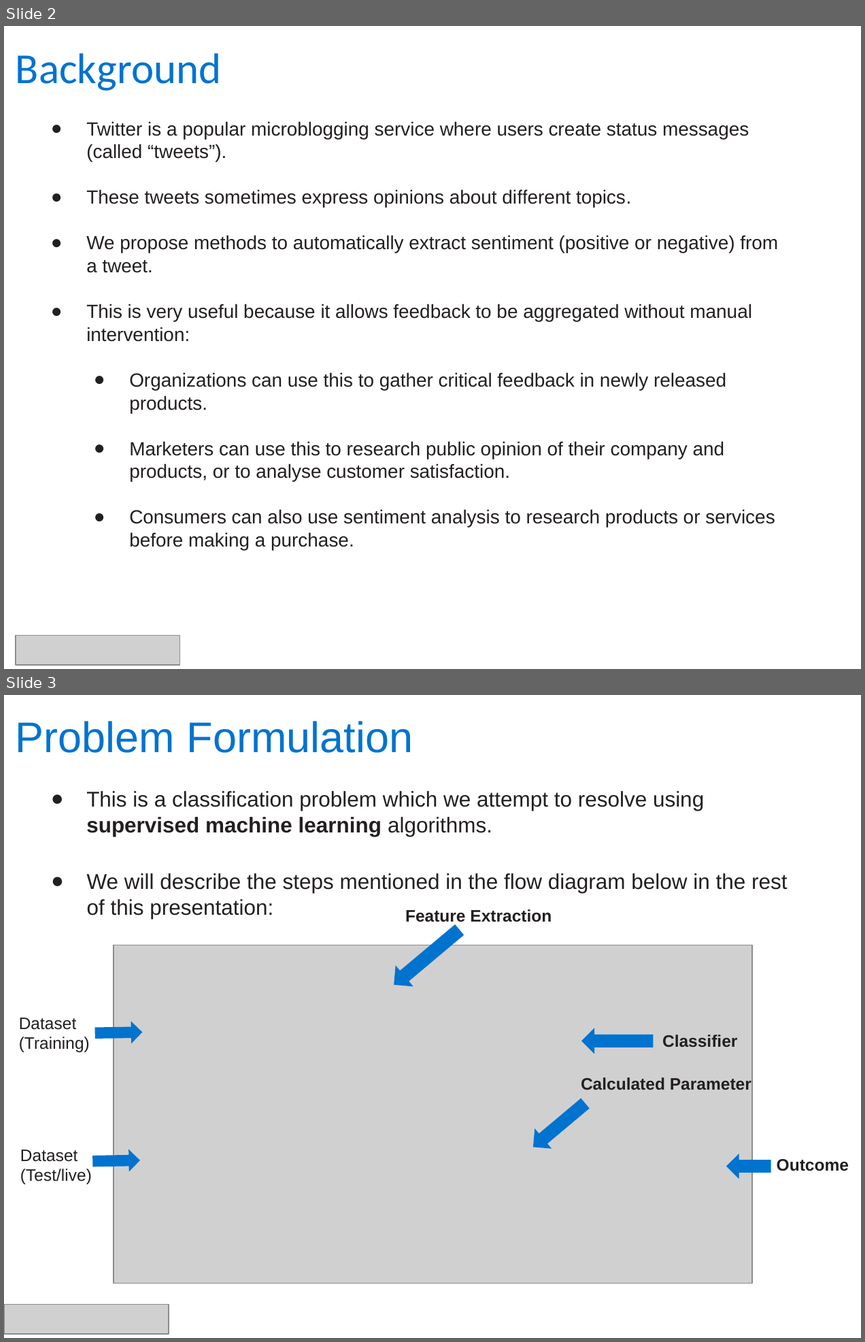
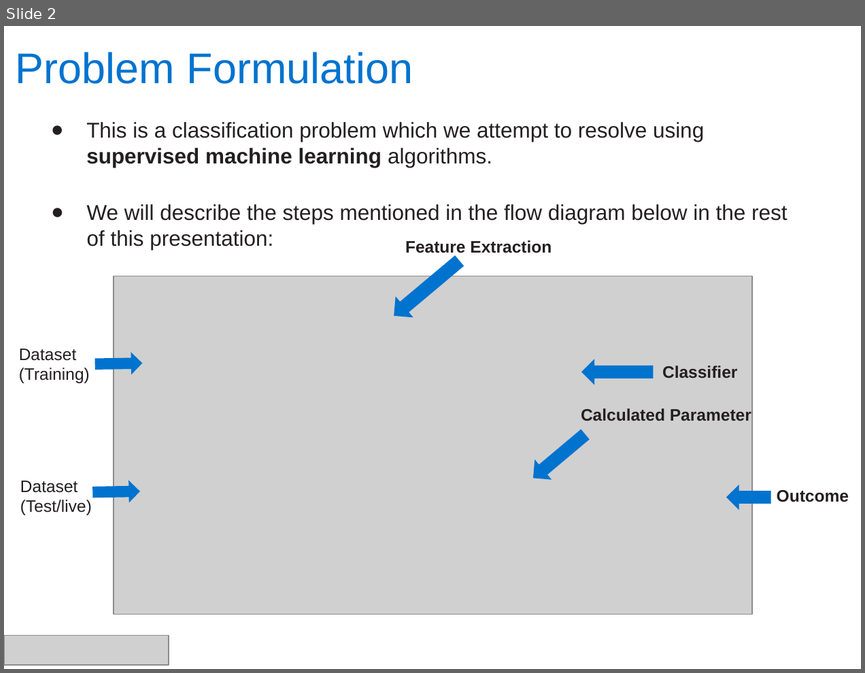
Before and after one commit to Pinak-Chakraborty/NLP-Proj-Spam-Ham, a slide deck: Spam Detection - Naive Bayesian Classifier v1 0.pptx. Shown one above the other, each under a label of ours: slides 2 and 3 before the commit, slide 2 after it. The pictures are 865x1342 and 865x673 pixels, drawn with LibreOffice and Linux fonts; fonts in the diff are those of the drawing; grey boxes stand for pictures; background and template pictures are left out. Boxes give left, top, right and bottom in pixels: in the first picture for what was removed or moved away, otherwise in the second. Text is boxed around its words. In the diff, an @@ line names an element or a change of style, - is before the commit and + after.

```diff
--- a/Spam Detection - Naive Bayesian Classifier v1 0.pptx
+++ b/Spam Detection - Naive Bayesian Classifier v1 0.pptx
@@ slide 2 removed at [4,26,861,669], background #FFFFFF @@
@@ title removed at [16,53,222,91] @@
-Background
@@ text removed at [86,121,778,550] @@
-● Twitter is a popular microblogging service where users create status messages (called “tweets”).
-● These tweets sometimes express opinions about diﬀerent topics.
-● We propose methods to automatically extract sentiment (positive or negative) from a tweet.
-● This is very useful because it allows feedback to be aggregated without manual intervention:
-  ● Organizations can use this to gather critical feedback in newly released products.
-  ● Marketers can use this to research public opinion of their company and products, or to analyse customer satisfaction.
-  ● Consumers can also use sentiment analysis to research products or services before making a purchase.
@@ picture removed at [15,635,179,665] @@
@@ page number removed at [802,643,860,665] @@
-2
@@ what was slide 3 is now slide 2 @@
```
Also in this commit, not shown: 6 slides changed, 5 other slides removed.
